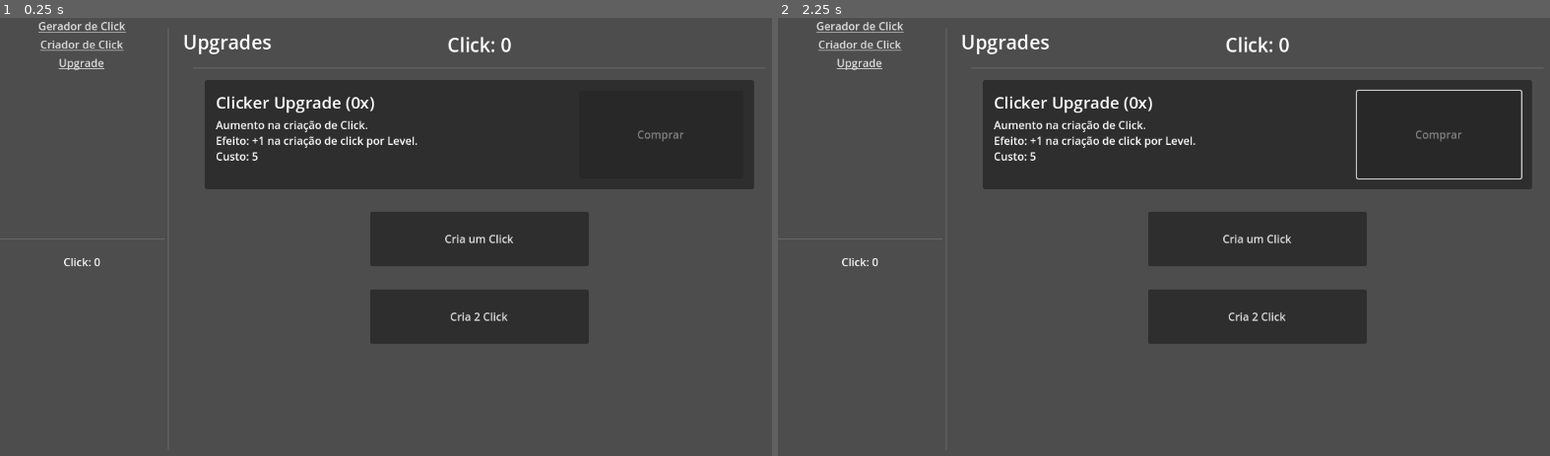
Above: before the commit, frames 1-2 (left to right).
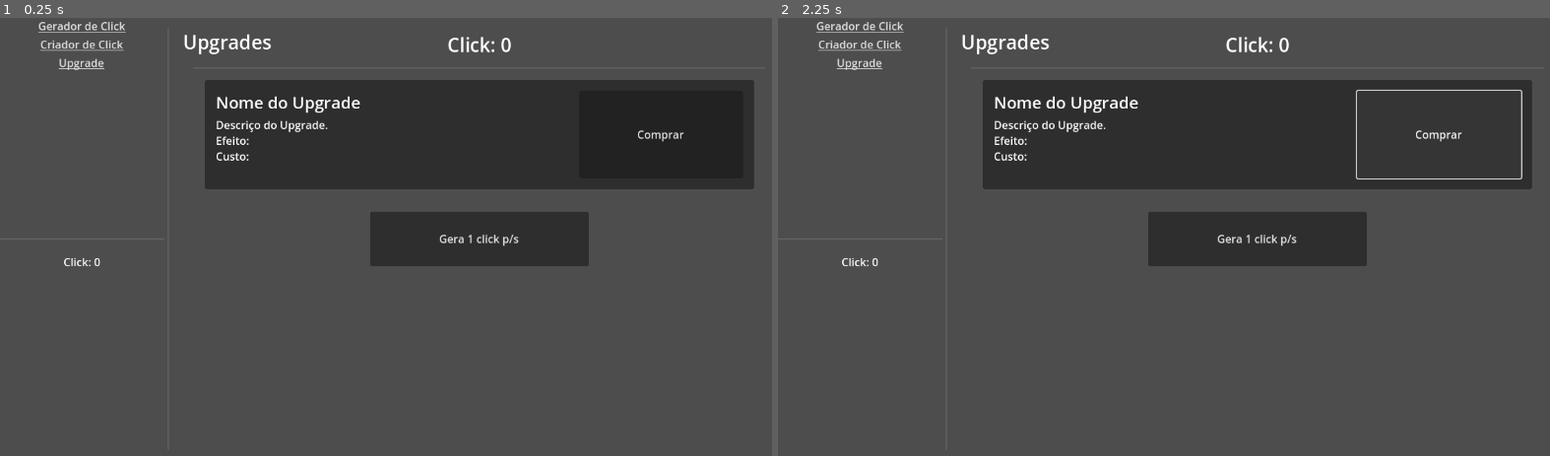
Above: after the commit, the same moments.

Repository: victor-trindade/GodotClicker
Game: Godot game, scene res://cenas/prototipo/game.tscn
Same seed, same stepped clock (60 frames per second), same inputs: the game is played once before the commit and once after it.
Inputs (mouse positions are in pixels of both pictures, inside the frame that each line leads up to):
- Up to frame 1 (0.25 s): no input
- Up to frame 2 (2.25 s): click "Cria um Click" (after the commit: "Gera 1 click p/s") at 0.5 s; click (1256, 315) at 1.25 s, where only the run before the commit has a clickable "Cria 2 Click"; click (1441, 136) at 2 s, where only the run after the commit has a clickable "Comprar"

The runs differ from the first frame. In frame 1, 4.5% of the frame differs, in the area x 27-89%, y 17-75%; in frame 2, 4.5%.
Error after the commit: Parse Error: Could not resolve external class member "upgrade_level_up". (res://cenas/prototipo/upgrade/components/comp_upgrade.gd:28)

Commit message:
Criando classes abstrataspara Views e Upgrades

Diff:
--- a/cenas/prototipo/clicker/clicker.gd
+++ b/cenas/prototipo/clicker/clicker.gd
@@ -1,14 +1,11 @@
 class_name Clicker
-extends Control
+extends View
 
 
-@export var user_interface : UserInterface
-@export var view: UserInterface.Views
-@export var number: int
-
+## Inicializa a visibilidade
 func _ready():
-	user_interface.nav_views.connect(_on_nav_view)
-	visible = true
+	super()
+	visible = false
 
 
 
@@ -20,10 +17,3 @@
 
 func _on_button_pressed():
 	create_click()
-
-#Verifica  a view ativa e tira a visibilidade das outras
-func _on_nav_view(request_view: UserInterface.Views) -> void:
-	if request_view == view:
-		visible = true
-		return
-	visible = false
--- a/cenas/prototipo/clicker/clicker.tscn
+++ b/cenas/prototipo/clicker/clicker.tscn
@@ -11,7 +11,6 @@
 grow_horizontal = 2
 grow_vertical = 2
 script = ExtResource("1_dfx5v")
-number = 5
 
 [node name="Label" type="Label" parent="."]
 custom_minimum_size = Vector2(0, 80)
@@ -42,21 +41,4 @@
 grow_vertical = 2
 text = "Cria um Click"
 
-[node name="Button2" type="Button" parent="."]
-custom_minimum_size = Vector2(320, 80)
-layout_mode = 1
-anchors_preset = 8
-anchor_left = 0.5
-anchor_top = 0.5
-anchor_right = 0.5
-anchor_bottom = 0.5
-offset_left = -160.0
-offset_top = 74.0
-offset_right = 160.0
-offset_bottom = 154.0
-grow_horizontal = 2
-grow_vertical = 2
-text = "Cria 2 Click"
-
 [connection signal="pressed" from="Button" to="." method="_on_button_pressed"]
-[connection signal="pressed" from="Button2" to="." method="_on_button_2_pressed"]
--- a/cenas/prototipo/generator/generator.gd
+++ b/cenas/prototipo/generator/generator.gd
@@ -1,29 +1,27 @@
 class_name Generator
-extends Control
+extends View
+
+## Referencia ao botão;
+@export var button: Button
+
+## Referencia ao relógio.
+@export var timer: Timer
 
 
-@export var button: Button
-@export var timer: Timer
-@export var user_interface : UserInterface
-@export var view: UserInterface.Views
-
 func _ready():
-
-	user_interface.nav_views.connect(_on_nav_view)
-	visible = false
+	super()
+	visible = true
 
 
-
-
-#$ Cria 1 click
+## Cria um click
 func create_click() -> void:
 	HandlerClick.ref.create_click(1)
+
 
 ## Gera 1 click por segundo
 func click_generator() -> void:
 	timer.start()
 	button.disabled = true
-
 
 
 func _on_button_pressed():
@@ -32,10 +30,3 @@
 
 func _on_timer_timeout() -> void:
 	create_click()
-
-
-func _on_nav_view(request_view: UserInterface.Views) -> void:
-	if request_view == view:
-		visible = true
-		return
-	visible = false
--- a/cenas/prototipo/upgrade/upgrade.gd
+++ b/cenas/prototipo/upgrade/upgrade.gd
@@ -1,19 +1,8 @@
 class_name Upgrade
-extends Control
+extends View
 
 
-@export var user_interface : UserInterface
-@export var view: UserInterface.Views
-
-
+## Inicializa a visibilidade
 func _ready():
-	user_interface.nav_views.connect(_on_nav_view)
+	super()
 	visible = true
-
-
-## Verifica  a view ativa e tira a visibilidade das outras
-func _on_nav_view(request_view: UserInterface.Views) -> void:
-	if request_view == view:
-		visible = true
-		return
-	visible = false
--- /dev/null
+++ b/scripts/abstract/upgrade.gd
@@ -0,0 +1,39 @@
+class_name abs_upgrade
+extends Node
+## Classe abstrata para defição dos Upgrades.
+
+
+
+## Sinal enviado quando o upgrade sobe de nível.
+signal upgrade_level_up
+
+## Nível do Upgrade.
+var level: int = -1
+
+## Titulo do Upgrade.
+var title: String = "Titulo não Definido"
+
+## Custo base do Upgrade.
+var base_cost: int = -1
+## Custo atual do upgrade.
+var cost: int = -1
+
+## classe virtual, precisa ser sobreescrita.[br]
+## Retorna a descrição do Upgrade
+func description() -> String:
+    return "Descrição não Definida"
+
+## classe virtual, precisa ser sobreescrita.[br]
+## Retorna o custo base do upgrade.
+func calculate_cost() -> void:
+   printerr("calculate_cost() metodo não definido.")
+
+## classe virtual, precisa ser sobreescrita.[br]
+## Retorna se o player tem a quantidade para pagar pelo Upgrade.
+func can_buy() -> bool:
+    return false
+
+## classe virtual, precisa ser sobreescrita.[br]
+## conseme click para o upgrade subir de nível.
+func level_up() -> void:
+    printerr("level_up() metodo não definido")
--- /dev/null
+++ b/scripts/abstract/view.gd
@@ -0,0 +1,23 @@
+class_name  View
+extends Control
+## Classe Abstrata para definição das Views
+
+
+## Referencia Interface do usuário.
+@export var user_interface : UserInterface
+
+## Referencia da View
+@export var view: UserInterface.Views
+
+
+## Inicializa a visibilidade da View.
+func _ready():
+	user_interface.nav_views.connect(_on_nav_view)
+
+
+## Verifica  a view ativa e tira a visibilidade das outras
+func _on_nav_view(request_view: UserInterface.Views) -> void:
+	if request_view == view:
+		visible = true
+		return
+	visible = false
--- a/scripts/upgrade/up_01_clicker_upgrade.gd
+++ b/scripts/upgrades/up_01_clicker_upgrade.gd
@@ -1,5 +1,5 @@
 class_name  Up01ClickerUpgrade
-extends Node
+extends abs_upgrade
 ## Upgrade 01 - Aumenta a quantidade de click criado.
 
 ## Sinal enviado quando o upgrade sobe de nível.
